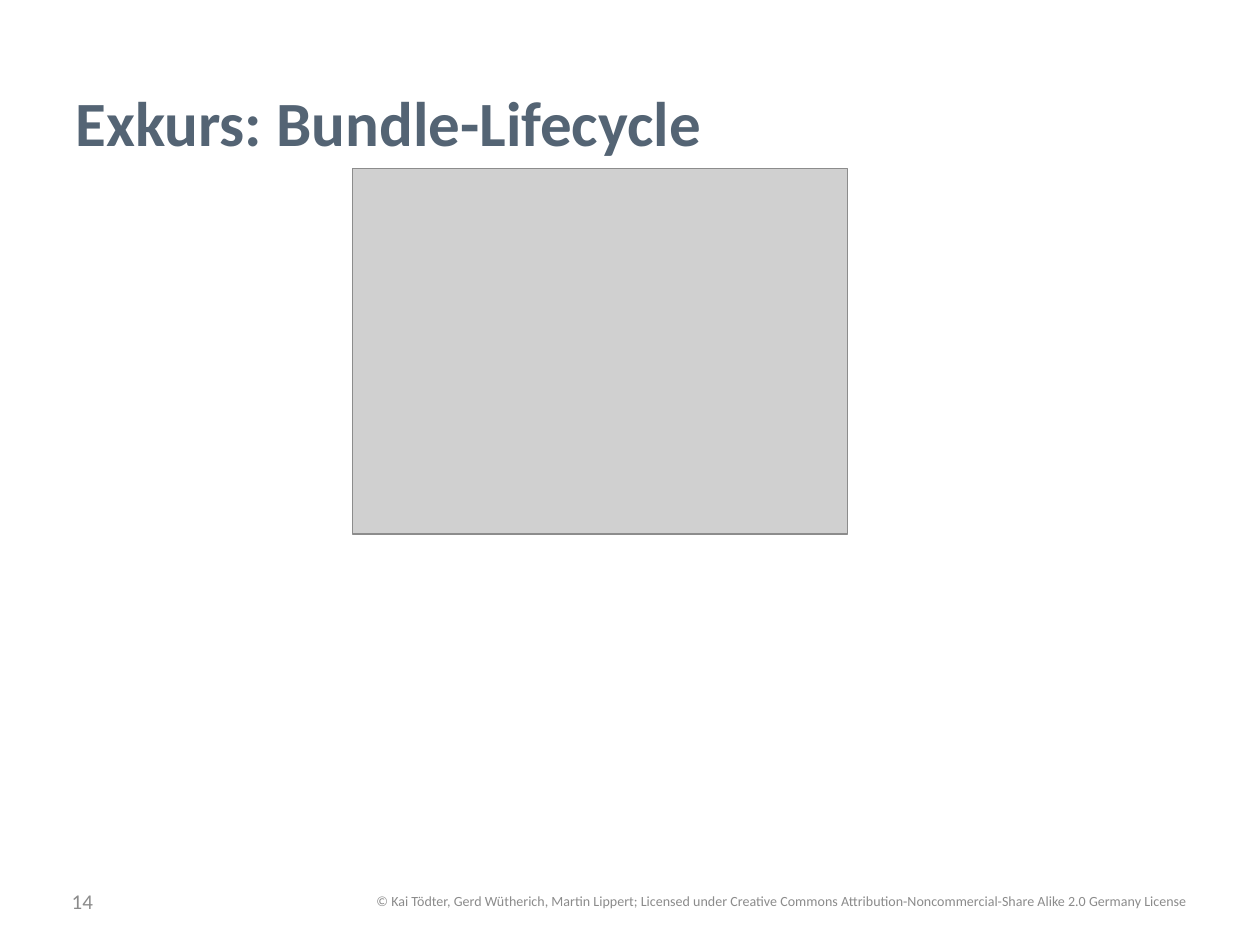
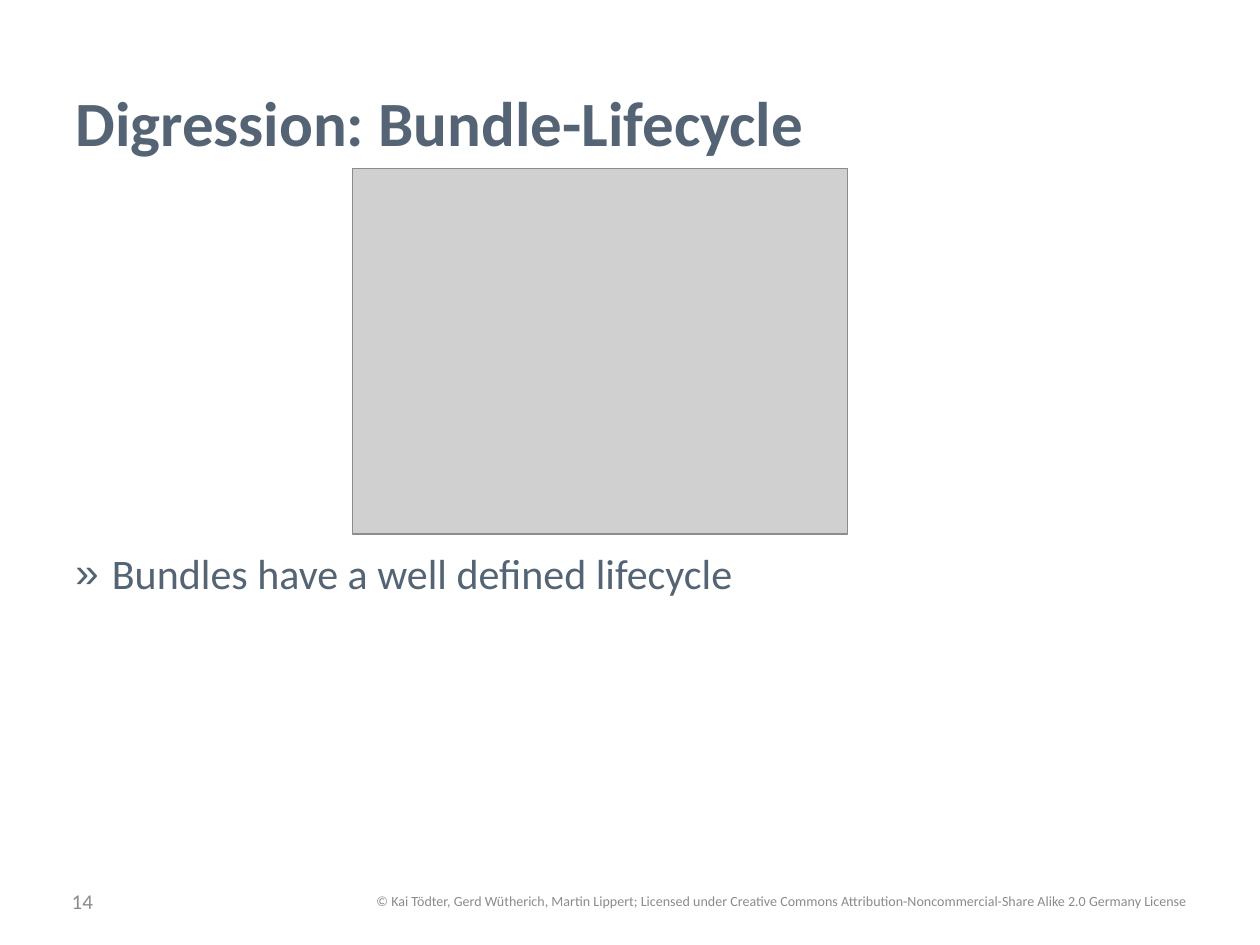
Before and after one commit to osgi-forks/osgi-person-manager, a slide deck: slide 14 of presentations/Patterns and Best Practices for dynamic OSGi Applications.pptx. Drawn at 1260x945 pixels with LibreOffice and Linux fonts; fonts in the diff are those of the drawing; grey boxes stand for pictures; background and template pictures are left out. Boxes give left, top, right and bottom in pixels: in the first picture for what was removed or moved away, otherwise in the second. Text is boxed around its words. In the diff, an @@ line names an element or a change of style, - is before the commit and + after.

```diff
--- a/presentations/Patterns and Best Practices for dynamic OSGi Applications.pptx
+++ b/presentations/Patterns and Best Practices for dynamic OSGi Applications.pptx
@@ title at (75,102,802,157): text changed @@
-Exkurs: Bundle-Lifecycle
+Digression: Bundle-Lifecycle
@@ text added at (112,560,732,596), 24 pt, text #546474 @@
+» Bundles have a well defined lifecycle
```
Also in this commit, not shown: 11 other slides changed.
